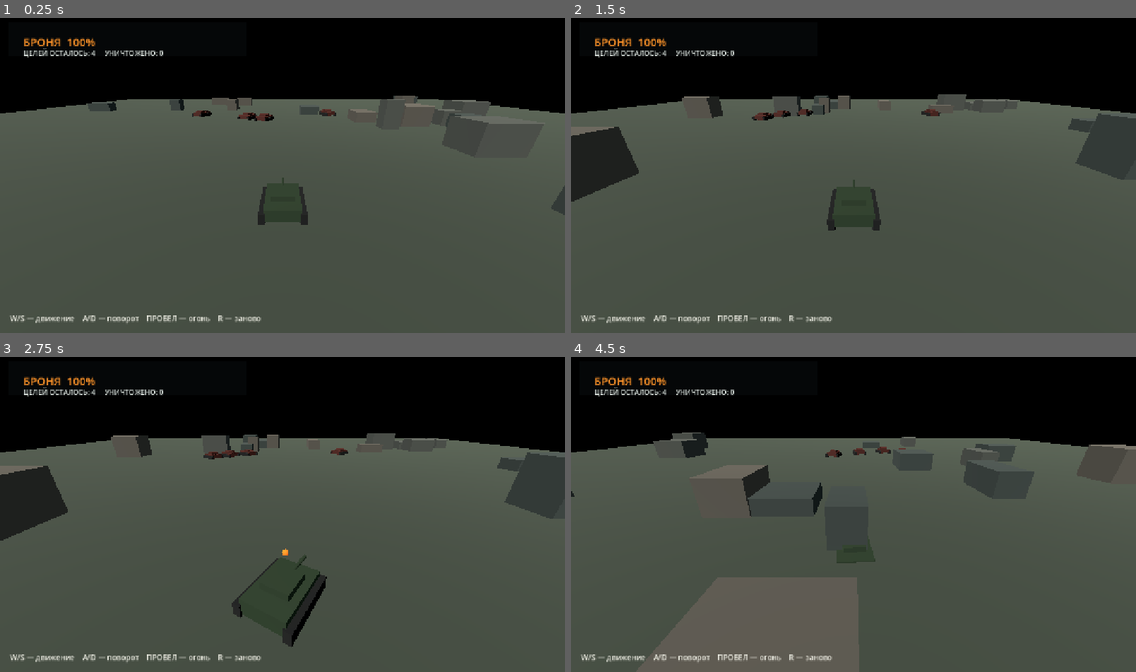
Above: before the commit, frames 1-4 (two rows, left to right).
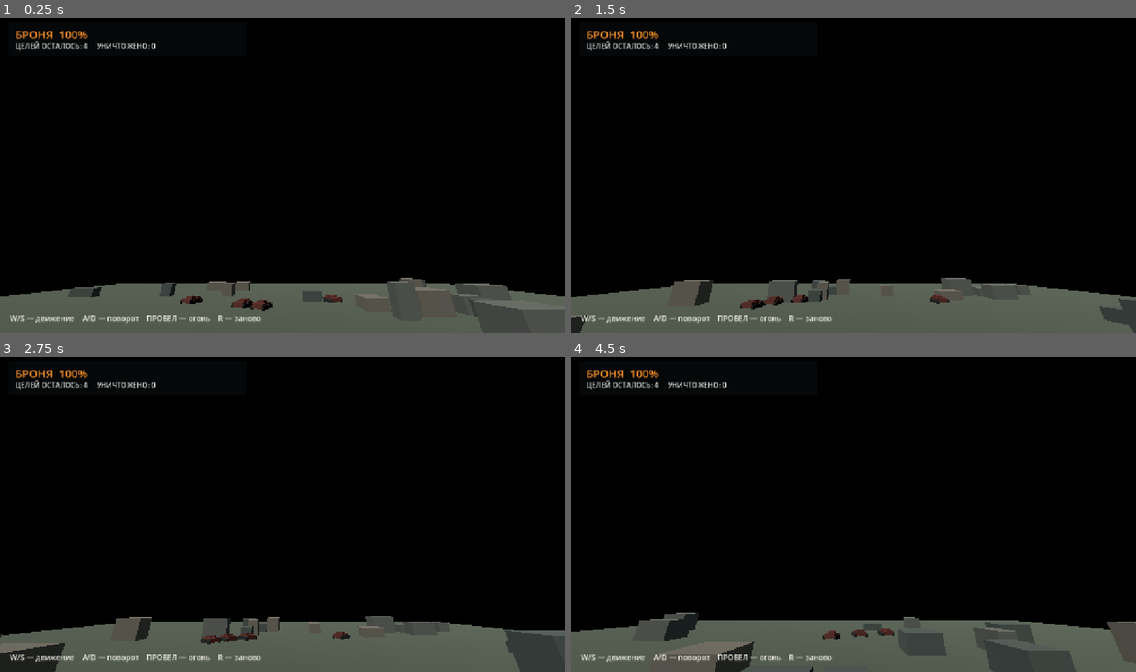
Above: after the commit, the same moments.

Repository: p87010834-ai/WAR-BATTLE-MOBILE
Game: Godot game, scene res://scenes/main.tscn
The game is run twice, just before and just after one commit, with the same random seed, the same clock (stepped at 60 frames per second) and the same inputs.
Inputs:
- Up to frame 1 (0.25 s): no input
- Up to frame 2 (1.5 s): tap Enter at 0.5 s; hold D (turn_right) 0.53-1.28 s; tap Space (fire) at 0.6 s; hold S (move_backward) from 1.28 s (still down); tap R at 1.35 s
- Up to frame 3 (2.75 s): release S (move_backward) at 2.03 s; hold D (turn_right) from 2.03 s (still down); tap Space (fire) at 2.1 s
- Up to frame 4 (4.5 s): release D (turn_right) at 2.78 s; hold W (move_forward) 2.78-3.53 s; tap R at 2.85, 4.35 s; hold A (turn_left) from 3.53 s (still down); tap Space (fire) at 3.6 s

The runs differ from the first frame. In frame 1, 60% of the frame differs, in the area x 0-100%, y 4-94%; in frame 2, 60%; in frame 3, 61%, in the area x 0-100%, y 4-100%; in frame 4, 59%.

Commit message:
Add touch controls and improve tank camera

Diff:
--- a/godot/scripts/main.gd
+++ b/godot/scripts/main.gd
@@ -16,6 +16,7 @@
 	if is_instance_valid(player):
 		health_label.text = "БРОНЯ  %d%%" % roundi(player.health)
 		status_label.text = "ЦЕЛЕЙ ОСТАЛОСЬ: %d     УНИЧТОЖЕНО: %d" % [enemies.size(), score]
+		camera_pivot.global_position = player.global_position
 	else:
 		health_label.text = "МАШИНА УНИЧТОЖЕНА"
 		status_label.text = "БОЙ ОКОНЧЕН — ПЕРЕЗАПУСК: R"
@@ -80,10 +81,11 @@
 		add_child(block)
 
 	camera_pivot = Node3D.new()
+	camera_pivot.top_level = true
 	add_child(camera_pivot)
 	var camera := Camera3D.new()
 	camera.position = Vector3(0, 9, 14)
-	camera.rotation_degrees = Vector3(-24, 0, 0)
+	camera.rotation_degrees = Vector3(24, 0, 0)
 	camera.current = true
 	camera_pivot.add_child(camera)
 
@@ -96,12 +98,12 @@
 	panel.size = Vector2(540, 76)
 	layer.add_child(panel)
 	health_label = Label.new()
-	health_label.position = Vector2(34, 25)
+	health_label.position = Vector2(16, 8)
 	health_label.add_theme_font_size_override("font_size", 25)
 	health_label.add_theme_color_override("font_color", Color(1.0, 0.58, 0.16))
 	panel.add_child(health_label)
 	status_label = Label.new()
-	status_label.position = Vector2(34, 58)
+	status_label.position = Vector2(16, 42)
 	status_label.add_theme_font_size_override("font_size", 16)
 	status_label.add_theme_color_override("font_color", Color(0.86, 0.89, 0.87))
 	panel.add_child(status_label)
@@ -111,6 +113,9 @@
 	help.add_theme_font_size_override("font_size", 17)
 	help.add_theme_color_override("font_color", Color(0.94, 0.94, 0.9))
 	layer.add_child(help)
+	var touch_controls := CanvasLayer.new()
+	touch_controls.set_script(load("res://scripts/mobile_controls.gd"))
+	add_child(touch_controls)
 
 func _spawn_match() -> void:
 	player = _create_tank(Vector3(0, 0.15, 28), 0, true)
@@ -119,7 +124,6 @@
 		enemy.target = player
 		enemy.destroyed.connect(_on_enemy_destroyed)
 		enemies.append(enemy)
-	camera_pivot.top_level = true
 	camera_pivot.global_position = player.global_position
 
 func _create_tank(at: Vector3, faction: int, controlled: bool) -> WbmTank:
